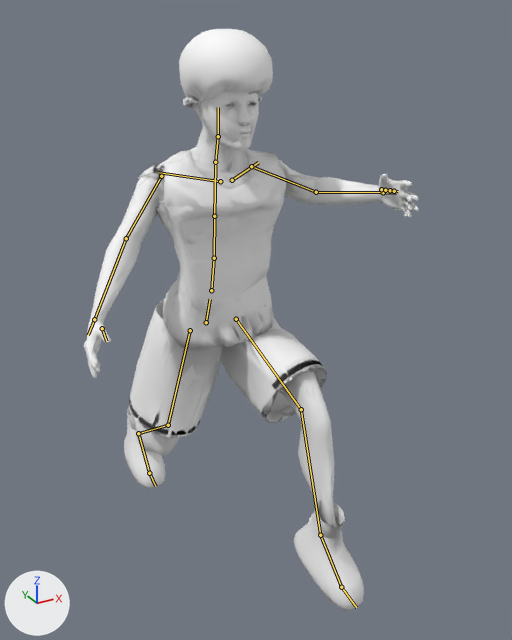
A saved change to the glTF model apps/web/public/athlete/lab-athlete.glb.
The view is the same before and after, from a 50 mm camera at (-0.928, -1.991, 1.724) aimed at (0.082, -0.153, 0.806). Lighting does not change. The marker at lower left points along +X, +Y and +Z. The first picture is the older version. Both versions are drawn at frame 12 of the action 'backpedal'; the numbers are the values there. The bones that change, and the others that lie on the model, are drawn over the model as lines.

In view in the first picture: 'HAIR_afro', 'LOD0_athlete', 'LOD1_athlete', 'LOD2_athlete'.
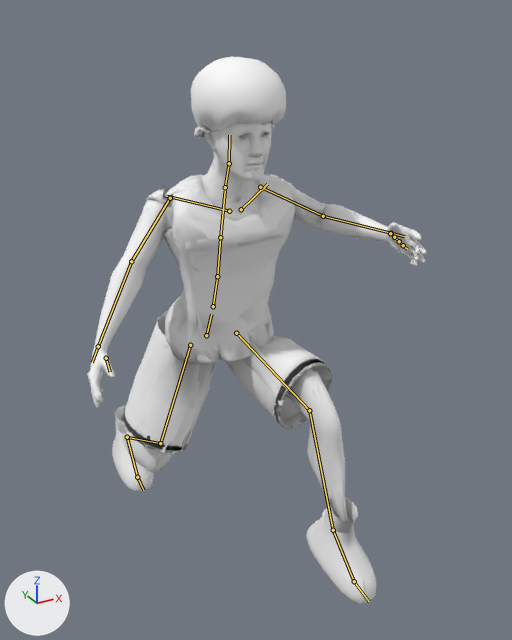
Changed parts and their boxes (x1, y1, x2, y2) in the pictures (512 x 640 px):
```json
{"object": "LOD0_athlete", "change": "posed", "before": [84, 91, 412, 609], "after": [87, 121, 420, 603], "on screen": "7% shorter"}
{"object": "LOD2_athlete", "change": "posed", "before": [86, 91, 417, 611], "after": [90, 122, 426, 605], "on screen": "7% shorter"}
{"object": "LOD1_athlete", "change": "posed", "before": [87, 91, 419, 610], "after": [91, 122, 426, 604], "on screen": "7% shorter"}
{"object": "HAIR_afro", "change": "posed", "before": [179, 29, 273, 108], "after": [191, 56, 286, 137]}
{"bone": "pelvis", "before": "(206, 322) to (210, 299)", "after": "(206, 335) to (211, 314)"}
{"bone": "spine_01", "before": "(211, 290) to (214, 258)", "after": "(213, 306) to (217, 276)"}
{"bone": "spine_02", "before": "(214, 258) to (214, 216)", "after": "(217, 276) to (220, 237)"}
{"bone": "spine_03", "before": "(214, 216) to (215, 165)", "after": "(220, 237) to (225, 190)"}
{"bone": "neck_01", "before": "(215, 162) to (218, 136)", "after": "(225, 187) to (229, 163)"}
{"bone": "Head", "before": "(218, 136) to (218, 107)", "after": "(229, 163) to (229, 135)"}
{"bone": "thigh_l", "before": "(236, 319) to (301, 409)", "after": "(236, 333) to (309, 410)"}
{"bone": "calf_l", "before": "(301, 409) to (320, 535)", "after": "(309, 410) to (333, 530)"}
{"bone": "foot_l", "before": "(320, 535) to (341, 587)", "after": "(333, 530) to (354, 581)"}
{"bone": "thigh_r", "before": "(190, 330) to (168, 425)", "after": "(190, 345) to (160, 443)"}
{"bone": "calf_r", "before": "(168, 425) to (138, 433)", "after": "(160, 443) to (127, 437)"}
{"bone": "foot_r", "before": "(138, 433) to (149, 473)", "after": "(127, 437) to (137, 477)"}
```

Edits to the scene script, one JSON object a line:
```json
{"block": "bone_pelvis", "where": "bone_pelvis = bpy.data.objects['CourtIQ_basketball_rig'].pose.bones['pelvis']  # child of 'root'"}
{"op": "set", "path": "bone_pelvis.location", "old": "(0.0, -0.176, 0.045)", "new": "(0.0, -0.225, 0.058)"}
{"op": "set", "path": "bone_pelvis.rotation_quaternion", "old": "(0.999, 0.031, 0.029, -0.008)", "new": "(0.997, 0.067, 0.028, -0.009)", "note": "degrees (4, 3, -1) -> degrees (8, 3, -1)"}
{"block": "bone_spine_01", "where": "bone_spine_01 = bpy.data.objects['CourtIQ_basketball_rig'].pose.bones['spine_01']  # child of 'pelvis'"}
{"op": "set", "path": "bone_spine_01.rotation_quaternion", "old": "(1.0, 0.012, -0.015, 0.004)", "new": "(1.0, 0.025, -0.014, 0.006)", "note": "degrees (1, -2, 0) -> degrees (3, -2, 1)"}
{"block": "bone_spine_02", "where": "bone_spine_02 = bpy.data.objects['CourtIQ_basketball_rig'].pose.bones['spine_02']  # child of 'spine_01'"}
{"op": "set", "path": "bone_spine_02.rotation_quaternion", "old": "(1.0, 0.012, -0.015, 0.001)", "new": "(1.0, 0.025, -0.015, 0.003)", "note": "degrees (1, -2, 0) -> degrees (3, -2, 0)"}
{"block": "bone_spine_03", "where": "bone_spine_03 = bpy.data.objects['CourtIQ_basketball_rig'].pose.bones['spine_03']  # child of 'spine_02'"}
{"op": "set", "path": "bone_spine_03.rotation_quaternion", "old": "(1.0, 0.015, -0.02, 0.002)", "new": "(0.999, 0.033, -0.02, 0.005)", "note": "degrees (2, -2, 0) -> degrees (4, -2, 0)"}
{"block": "bone_neck_01", "where": "bone_neck_01 = bpy.data.objects['CourtIQ_basketball_rig'].pose.bones['neck_01']  # child of 'spine_03'"}
{"op": "set", "path": "bone_neck_01.rotation_quaternion", "old": "(1.0, -0.024, 0.01, -0.002)", "new": "(0.999, -0.051, 0.01, -0.003)", "note": "degrees (-3, 1, 0) -> degrees (-6, 1, 0)"}
{"block": "bone_head", "where": "bone_head = bpy.data.objects['CourtIQ_basketball_rig'].pose.bones['Head']  # child of 'neck_01'"}
{"op": "set", "path": "bone_head.rotation_quaternion", "old": "(0.999, -0.036, 0.015, 0.0)", "new": "(0.997, -0.076, 0.016, 0.001)", "note": "degrees (-4, 2, 0) -> degrees (-9, 2, 0)"}
{"block": "bone_thigh_l", "where": "bone_thigh_l = bpy.data.objects['CourtIQ_basketball_rig'].pose.bones['thigh_l']  # child of 'pelvis'"}
{"op": "set", "path": "bone_thigh_l.rotation_quaternion", "old": "(0.842, -0.537, 0.0, -0.042)", "new": "(0.774, -0.629, 0.0, -0.069)", "note": "degrees (-65, -3, -4) -> degrees (-78, -5, -6)"}
{"block": "bone_calf_l", "where": "bone_calf_l = bpy.data.objects['CourtIQ_basketball_rig'].pose.bones['calf_l']  # child of 'thigh_l'"}
{"op": "set", "path": "bone_calf_l.rotation_quaternion", "old": "(0.94, 0.339, 0.0, 0.042)", "new": "(0.9, 0.436, 0.0, 0.026)", "note": "degrees (40, -2, 5) -> degrees (52, -1, 3)"}
{"block": "bone_foot_l", "where": "bone_foot_l = bpy.data.objects['CourtIQ_basketball_rig'].pose.bones['foot_l']  # child of 'calf_l'"}
{"op": "set", "path": "bone_foot_l.rotation_quaternion", "old": "(0.943, 0.333, -0.01, -0.013)", "new": "(0.951, 0.308, -0.03, 0.027)", "note": "degrees (39, -1, -2) -> degrees (36, -4, 2)"}
{"block": "bone_thigh_r", "where": "bone_thigh_r = bpy.data.objects['CourtIQ_basketball_rig'].pose.bones['thigh_r']  # child of 'pelvis'"}
{"op": "set", "path": "bone_thigh_r.rotation_quaternion", "old": "(0.995, 0.066, 0.0, 0.079)", "new": "(0.991, 0.001, 0.0, 0.134)", "note": "degrees (8, -1, 9) -> degrees (0, 0, 15)"}
{"block": "bone_calf_r", "where": "bone_calf_r = bpy.data.objects['CourtIQ_basketball_rig'].pose.bones['calf_r']  # child of 'thigh_r'"}
{"op": "set", "path": "bone_calf_r.rotation_quaternion", "old": "(0.934, 0.347, 0.0, -0.086)", "new": "(0.893, 0.437, 0.0, -0.108)", "note": "degrees (40, 3, -9) -> degrees (52, 5, -11)"}
{"block": "bone_foot_r", "where": "bone_foot_r = bpy.data.objects['CourtIQ_basketball_rig'].pose.bones['foot_r']  # child of 'calf_r'"}
{"op": "set", "path": "bone_foot_r.rotation_quaternion", "old": "(0.924, -0.38, 0.03, 0.008)", "new": "(0.898, -0.438, 0.041, -0.033)", "note": "degrees (-45, 4, 0) -> degrees (-52, 3, -5)"}
```
